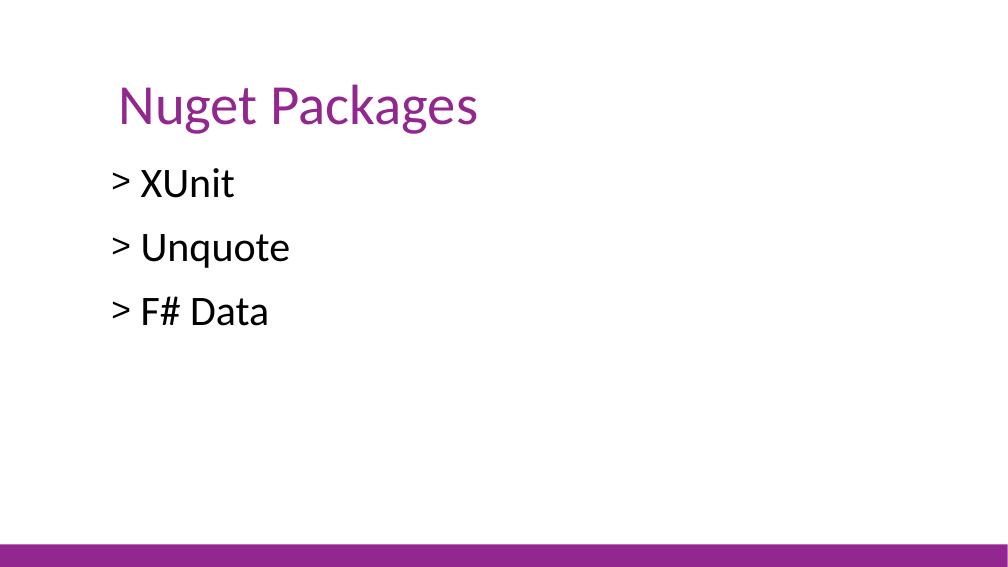
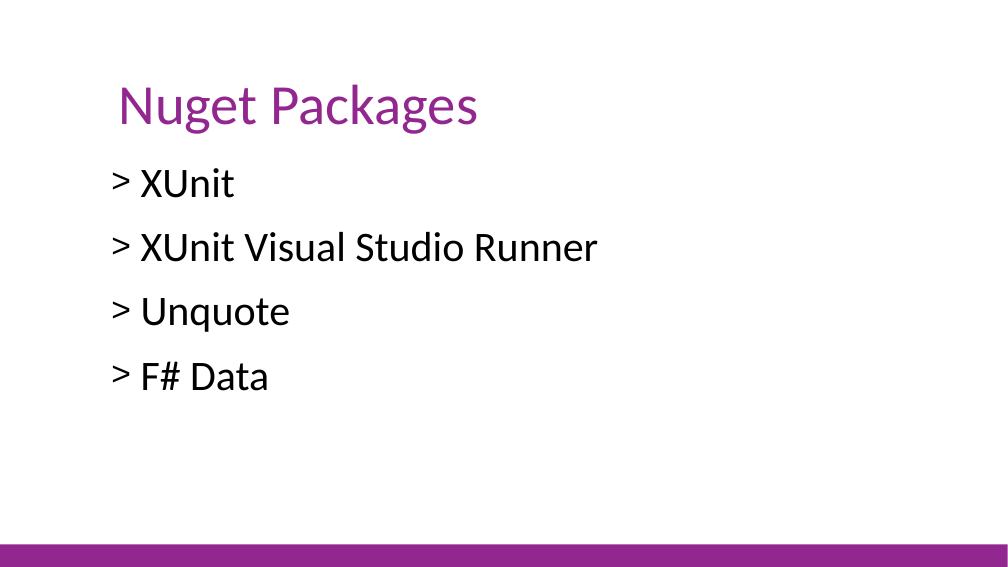
Before and after one commit to jorgef/fsharpworkshop, a slide deck: slide 6 of FSharpWorkshop_Slides.pptx. Drawn at 1008x567 pixels with LibreOffice and Linux fonts; fonts in the diff are those of the drawing. Boxes give left, top, right and bottom in pixels: in the first picture for what was removed or moved away, otherwise in the second. Text is boxed around its words. In the diff, an @@ line names an element or a change of style, - is before the commit and + after.

Commit message:
update documentation and xunit visual studio runner

```diff
--- a/FSharpWorkshop_Slides.pptx
+++ b/FSharpWorkshop_Slides.pptx
@@ text at bbox=[141, 232, 598, 262]: paragraph added @@
+> XUnit Visual Studio Runner
```
Also in this commit, not shown: 3 other slides changed, 19 other files.
